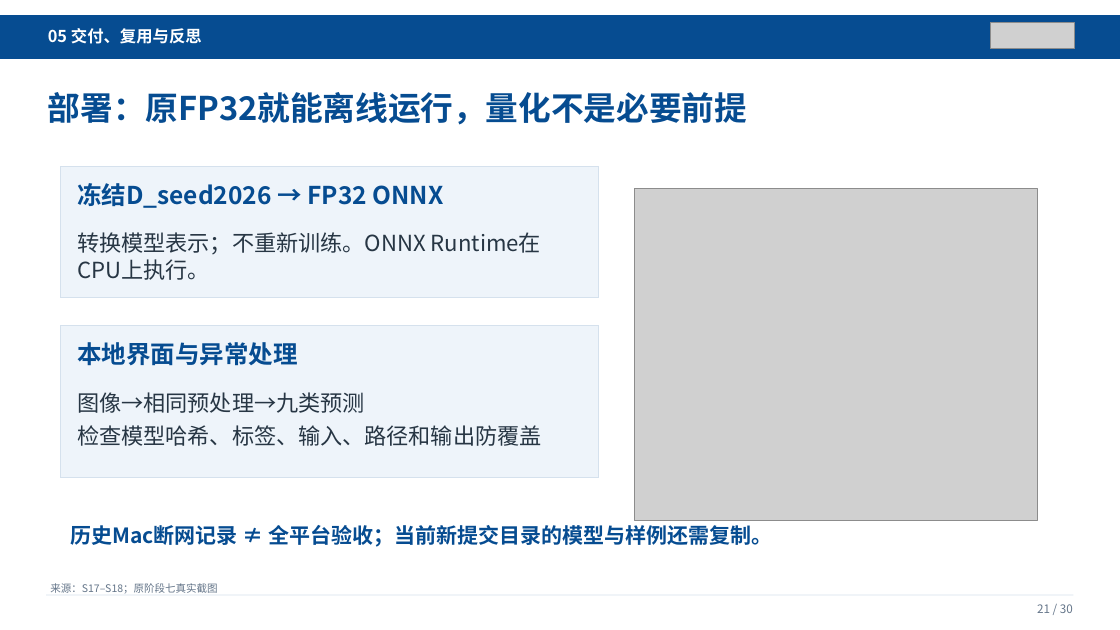
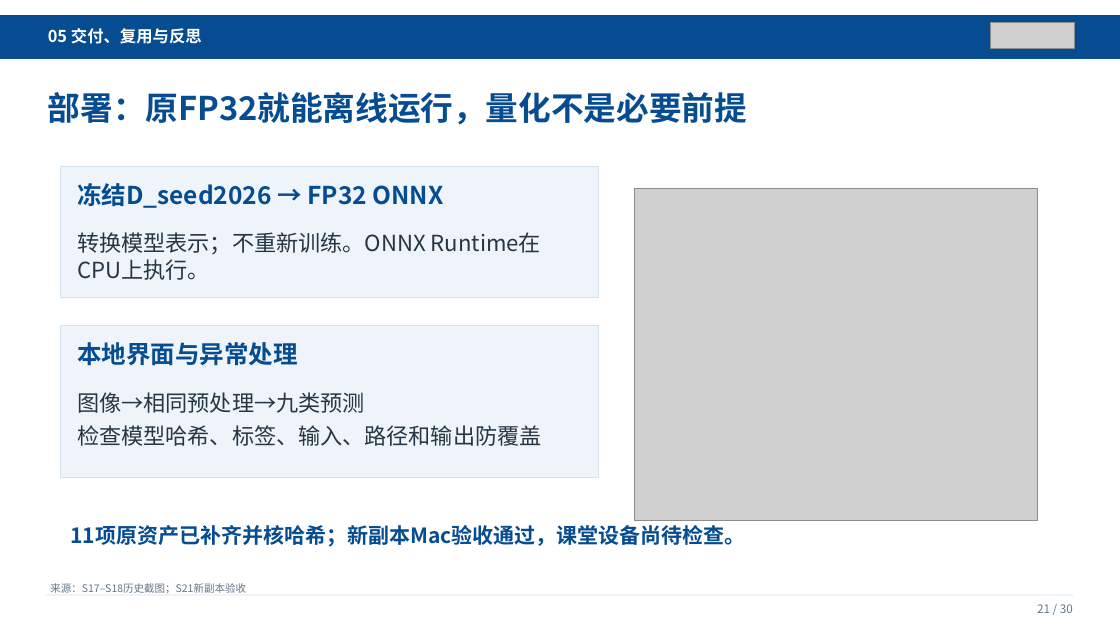
Before and after one commit to Wenhow1/pathmnist-ai-practice-submission, a slide deck: slide 21 of presentation/PathMNIST_AI工程实践汇报_教师提交版.pptx. Drawn at 1120x630 pixels with LibreOffice and Linux fonts; fonts in the diff are those of the drawing; grey boxes stand for pictures. Boxes give left, top, right and bottom in pixels: in the first picture for what was removed or moved away, otherwise in the second. Text is boxed around its words. In the diff, an @@ line names an element or a change of style, - is before the commit and + after.

```diff
--- a/presentation/PathMNIST_AI工程实践汇报_教师提交版.pptx
+++ b/presentation/PathMNIST_AI工程实践汇报_教师提交版.pptx
@@ text at (71, 525, 746, 547): text changed @@
-历史Mac断网记录 ≠ 全平台验收；当前新提交目录的模型与样例还需复制。
+11项原资产已补齐并核哈希；新副本Mac验收通过，课堂设备尚待检查。
@@ text at (50, 583, 246, 593): text changed @@
-来源：S17–S18；原阶段七真实截图
+来源：S17–S18历史截图；S21新副本验收
```
Also in this commit, not shown: 3 other slides changed, 47 other files.
